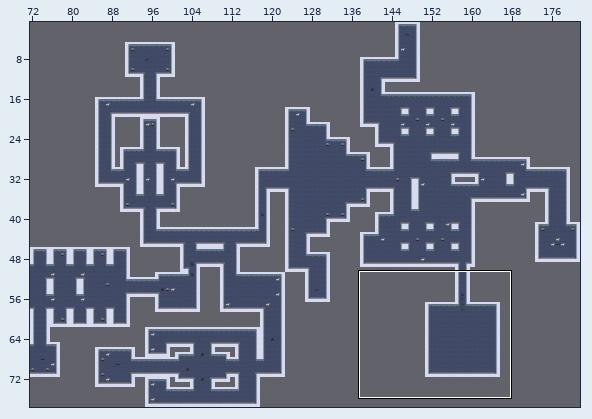
Tiled map -- Tools/Working Level Editor/Water Level.tmx. The first picture is a wide view before the edit; the outline marks the close-up.
Close-up. Before:
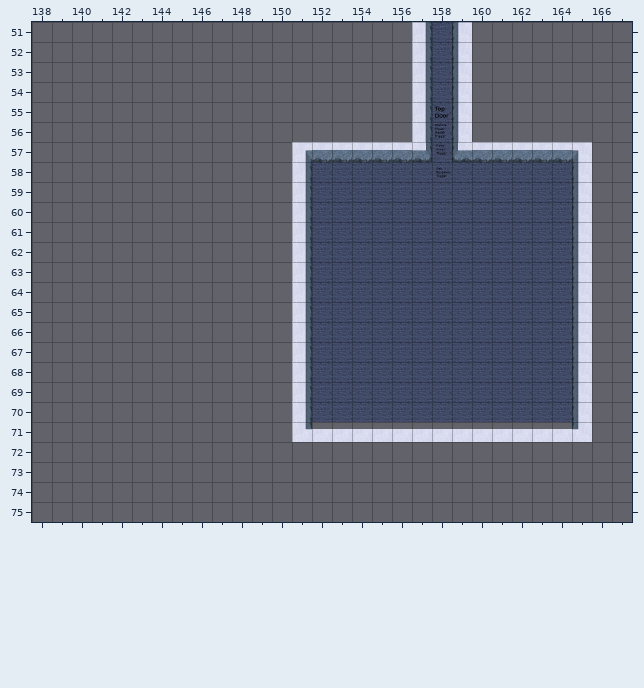
Cells are 64x64 px. Shown: x 138..167, y 51..75.
Now the later version:
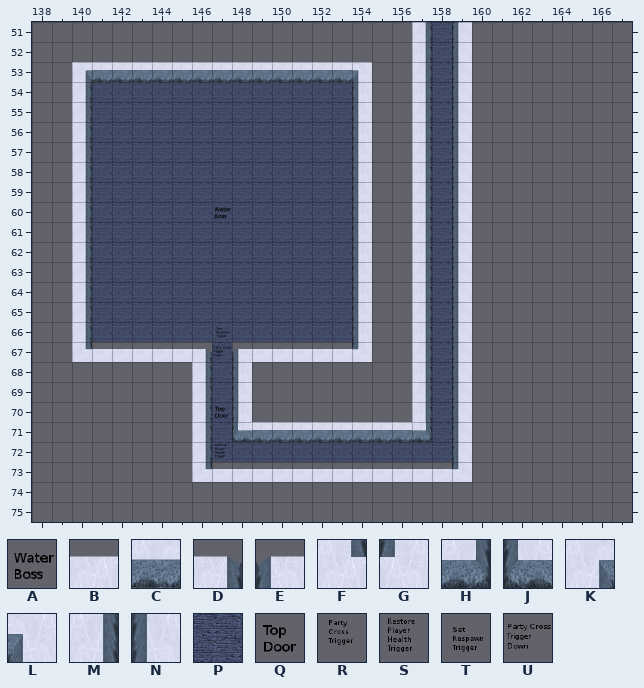
Key: from "Enemies": A 11 "Water Boss"; from "Floors/Walls": B 42 "Bottom", C 43 "Wall", D 44 "BottomConvexCorner", E 45 "BottomConvexCorner", F 46 "BottomCorner", G 47 "BottomCorner", H 48 "ConvexCorner", J 49 "ConvexCorner", K 50 "Corner", L 51 "Corner", M 52 "SideWall", N 53 "SideWall", P 55 "Floor"; from "Objects": Q 2 "Top_Door", R 7 "PartyCross Trigger", S 8 "Restore Player Health Tr", T 9 "Set Respawn Trigger", U 12 "PartyCross Trigger".
_ is an empty cell.
Message: Fixed water level so party cross trigger is not a problem
Change:
Layer "Level":
Tile M gives way to tile B in row 67 at x 151.
Tile P gives way to tile B in row 67 at x 152 to 153.
The edit adds tile B in row 67 at x 141 to 145 and 149 to 150; in row 73 at x 147 to 158.
Tile B gives way to tile C in row 71 at x 152 to 156.
Tile F gives way to tile C in row 71 at x 151.
The edit adds tile C in row 53 at x 141 to 153; in row 71 at x 149 to 150.
The edit adds tile D in row 67 at x 146.
The edit adds tile E in row 67 at x 148.
The edit adds tile F in row 67 at x 140; in row 73 at x 146.
Tile P gives way to tile G in row 67 at x 154.
The edit adds tile G in row 73 at x 159.
Tile B gives way to tile H in row 71 at x 157.
The edit adds tile J in row 71 at x 148.
The edit adds tile K in row 53 at x 140.
The edit adds tile L in row 53 at x 154.
Tile H gives way to tile M in row 57 at x 157.
Tile P gives way to tile M in rows 58 to 70 at x 157.
The edit adds tile M in rows 54 to 66 at x 140; in rows 68 to 72 at x 146.
Tile B gives way to tile N in row 71 at x 159.
Tile C gives way to tile N in row 57 at x 154.
Tile J gives way to tile N in row 57 at x 159.
Tile P gives way to tile N in rows 58 to 66 at x 154 and 159; in rows 67 to 70 at x 159.
The edit adds tile N in rows 54 to 56 at x 154; in rows 68 to 70 at x 148; in row 72 at x 159.
Tile B gives way to tile P in row 71 at x 158.
Tile C gives way to tile P in row 57 at x 152 to 153.
Tile K gives way to tile P in row 57 at x 151.
Tile M gives way to tile P in rows 58 to 66 at x 151.
The edit adds tile P in rows 54 to 56 at x 141 to 153; in rows 57 to 66 at x 141 to 150; in rows 67 to 71 at x 147; in row 72 at x 147 to 158.
Tile B is removed in row 71 at x 160 to 164.
Tile C is removed in row 57 at x 155 to 156 and 160 to 164.
Tile G is removed in row 71 at x 165.
Tile L is removed in row 57 at x 165.
Tile M is removed in rows 68 to 70 at x 151.
Tile N is removed in rows 58 to 70 at x 165.
Tile P is removed in rows 58 to 67 at x 155 to 156 and 160 to 164; in rows 68 to 70 at x 152 to 156 and 160 to 164.
Layer "Enemies":
The edit adds tile A in row 60 at x 147.
Layer "Objects":
The edit adds tile Q in row 70 at x 147.
The edit adds tile S in row 72 at x 147.
The edit adds tile T in row 66 at x 147.
Tile Q is removed in row 55 at x 158.
Tile R is removed in row 57 at x 158.
Tile S is removed in row 56 at x 158.
Tile T is removed in row 58 at x 158.
Layer "Objects #2":
The edit adds tile U in row 67 at x 147.
Changed places in both close-ups, as pixel boxes (x1, y1, x2, y2):
changed: (72, 62, 592, 482)
